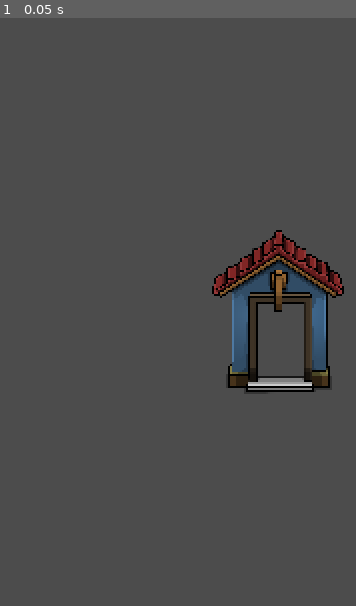
Above: before the commit, frame 1.
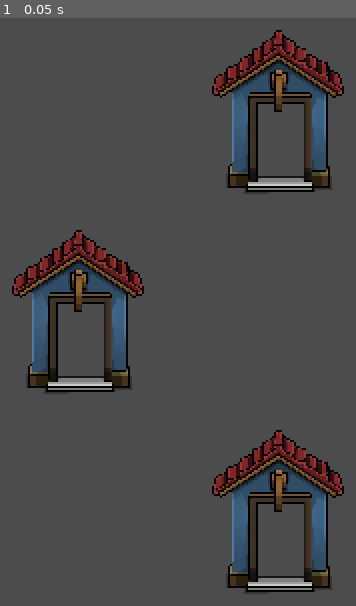
Above: after the commit, the same moment.

Repository: Faolan7/project_pluto
Game: Godot game, scene res://Room.tscn
Same seed, same stepped clock (60 frames per second), same inputs: the game is played once before the commit and once after it.
Inputs:
- Up to frame 1 (0.05 s): no input

The runs differ from the first frame. In frame 1, 22% of the frame differs, in the area x 3-97%, y 2-98%.

Commit message:
Door coordinates are now random.
There will need to be a deep discussion on how the doors will function relative to player as things are created on the account that this is chaos, when we want controlled chaos. We need to know what doors are connected to rooms, and so on, so that this functions perfectly as intended.

Diff:
--- a/Project Pluto/InstancingDoor.gd
+++ b/Project Pluto/InstancingDoor.gd
@@ -2,9 +2,39 @@
 
 onready var doorsprite = preload("res://Door.tscn")
 
+var door_coordinates = [
+	Vector2(140, 160),
+	Vector2(340, 160),
+	Vector2(240, 60),
+	Vector2(240, 260)
+]
+
+
 func _ready():
-	var scene = doorsprite.instance()
-	scene.position = Vector2(240, 160)
-	add_child(scene)
+
+	randomize()
+	door_coordinates.shuffle()
+
+	var number_of_doors: int = determine_number_of_doors()
+	var door_array = fill_door_array(number_of_doors)
+
+	for n in range(0, door_array.size()):
+		add_child(door_array[n])
 
 	pass
+
+func determine_number_of_doors() -> int:
+	return randi() % 4 + 1
+
+
+func fill_door_array(num_of_doors) -> Array:
+
+	var returned_array: Array = []
+
+	for n in range(0, num_of_doors):
+		var temp_door_array = [doorsprite.instance()]
+
+		returned_array += temp_door_array
+		returned_array[n].position = door_coordinates[n]
+
+	return returned_array
